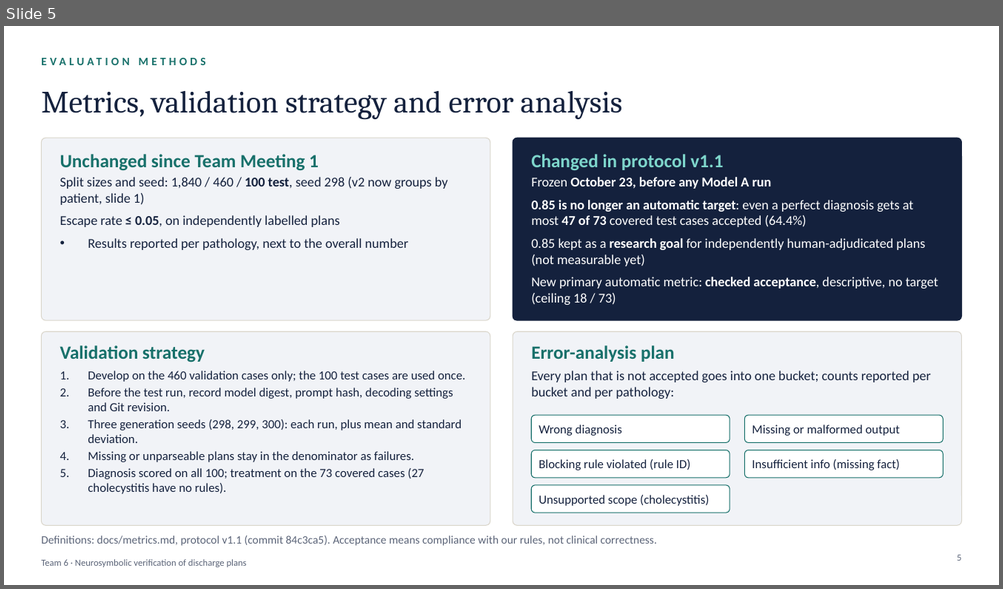
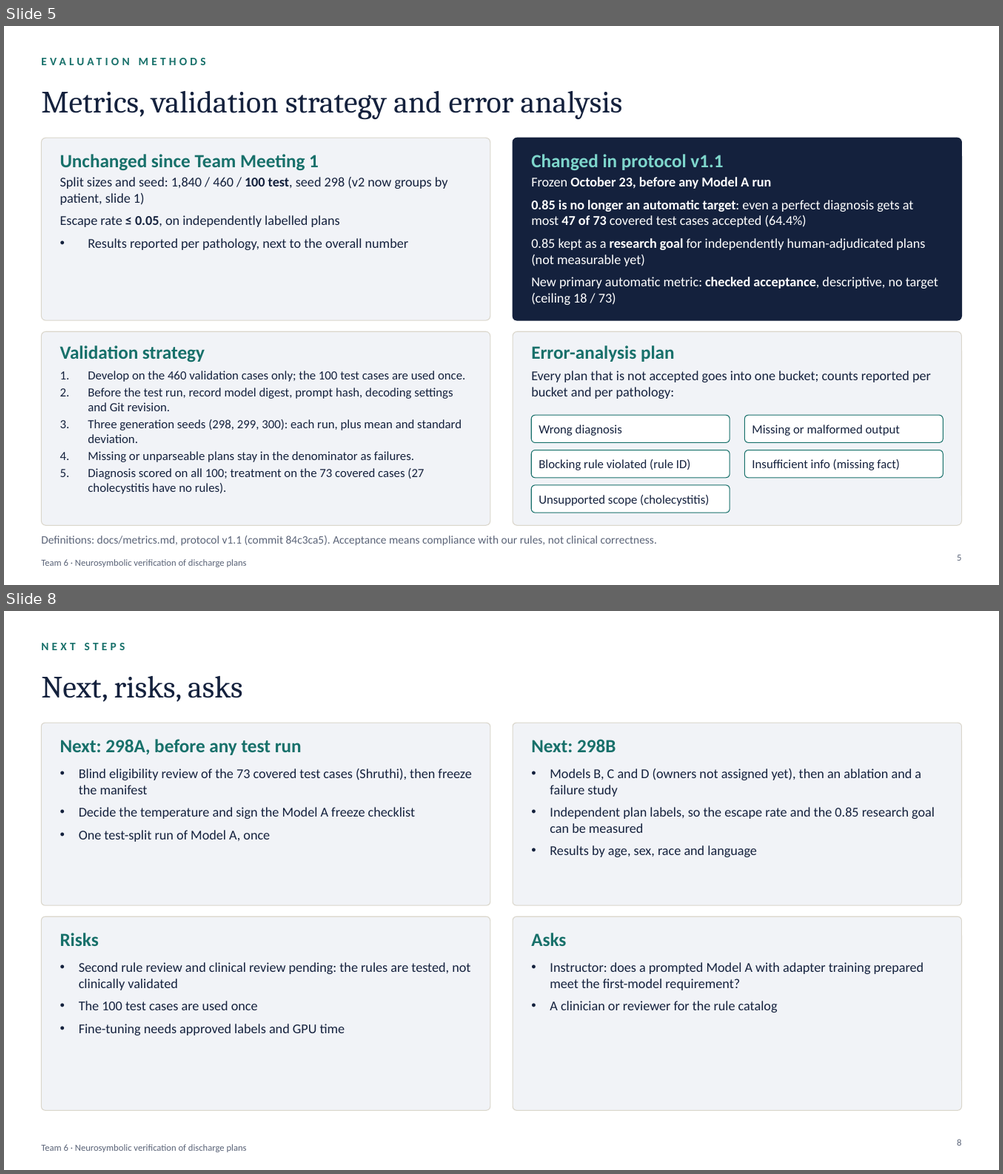
Before and after one commit to Akashkumarsenthil/Clinical-Discharge-Treatment-Plan-Verification, a slide deck: presentation/Team6_TM2_Professor_Deck.pptx. Shown one above the other, each under a label of ours: slide 5 before the commit, slides 5 and 8 after it; the slides between them are not shown. The pictures are 1003x589 and 1003x1174 pixels, drawn with LibreOffice and Linux fonts; fonts in the diff are those of the drawing. Boxes give left, top, right and bottom in pixels: in the first picture for what was removed or moved away, otherwise in the second. Text is boxed around its words. In the diff, an @@ line names an element or a change of style, - is before the commit and + after.

```diff
--- a/presentation/Team6_TM2_Professor_Deck.pptx
+++ b/presentation/Team6_TM2_Professor_Deck.pptx
@@ slide 8 added at [4, 611, 999, 1170], background #FFFFFF; not listed: 1 template element that a slide beside it also shows @@
@@ text added at [41, 643, 125, 650], 11 pt, text #17706A, bold @@
+NEXT STEPS
@@ title added at [41, 676, 242, 702], 30 pt, text #14213D @@
+Next, risks, asks
@@ rounded rectangle added at [41, 723, 490, 906], fill #F1F3F7, outline #DAD6CB 0.75 pt @@
@@ text added at [60, 739, 301, 755], 18 pt, text #17706A, bold @@
+Next: 298A, before any test run
@@ rounded rectangle added at [513, 723, 962, 906], fill #F1F3F7, outline #DAD6CB 0.75 pt @@
@@ text added at [531, 739, 615, 752], 18 pt, text #17706A, bold @@
+Next: 298B
@@ text added at [79, 769, 471, 842], 13 pt, text #14213D @@
+• Blind eligibility review of the 73 covered test cases (Shruthi), then freeze the manifest
+• Decide the temperature and sign the Model A freeze checklist
+• One test-split run of Model A, once
@@ text added at [549, 769, 934, 857], 13 pt, text #14213D @@
+• Models B, C and D (owners not assigned yet), then an ablation and a failure study
+• Independent plan labels, so the escape rate and the 0.85 research goal can be measured
+• Results by age, sex, race and language
@@ rounded rectangle added at [41, 917, 490, 1111], fill #F1F3F7, outline #DAD6CB 0.75 pt @@
@@ rounded rectangle added at [513, 917, 962, 1111], fill #F1F3F7, outline #DAD6CB 0.75 pt @@
@@ text added at [60, 933, 99, 946], 18 pt, text #17706A, bold @@
+Risks
@@ text added at [531, 933, 566, 946], 18 pt, text #17706A, bold @@
+Asks
@@ text added at [79, 963, 470, 1036], 13 pt, text #14213D @@
+• Second rule review and clinical review pending: the rules are tested, not clinically validated
+• The 100 test cases are used once
+• Fine-tuning needs approved labels and GPU time
@@ text added at [549, 963, 924, 1013], 13 pt, text #14213D @@
+• Instructor: does a prompted Model A with adapter training prepared meet the first-model requirement?
+• A clinician or reviewer for the rule catalog
@@ page number added at [956, 1139, 961, 1146], 9 pt, text #5B6478 @@
+8
```
Also in this commit, not shown: 2 other slides added, 3 slides removed, 10 other files.
